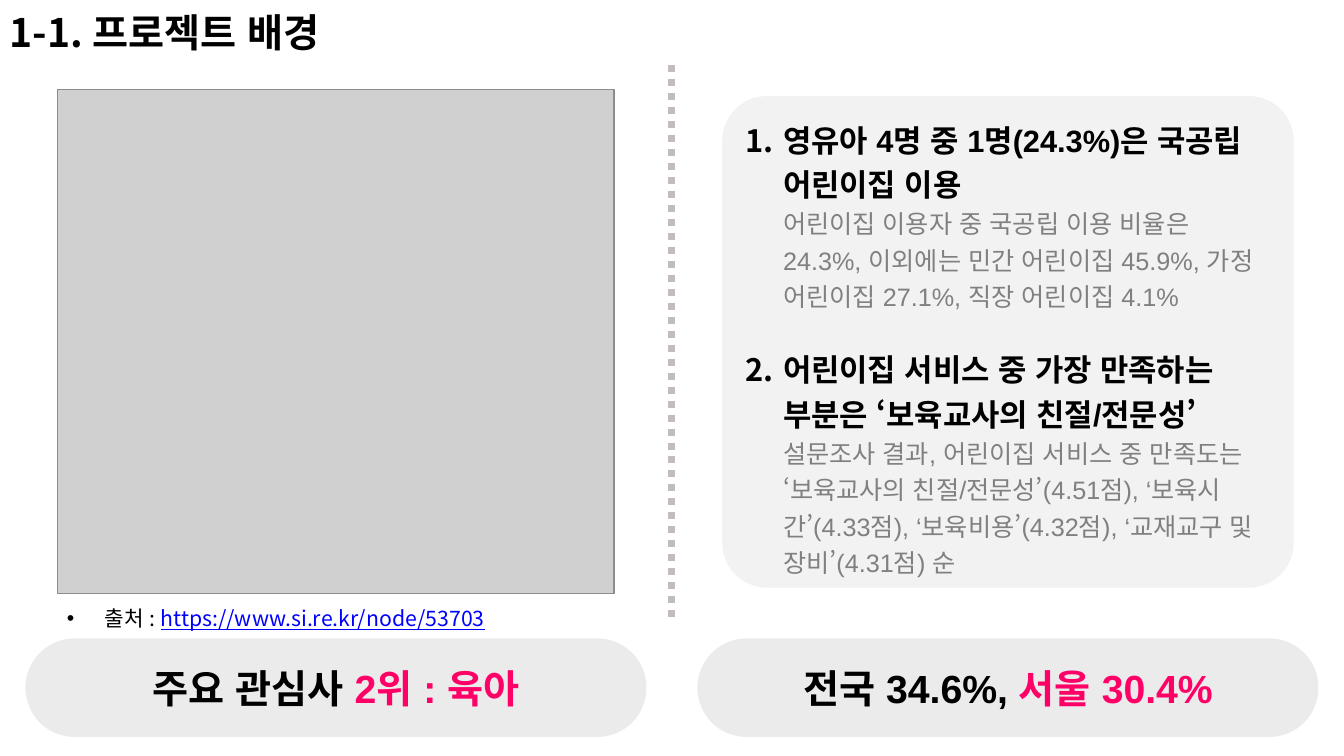
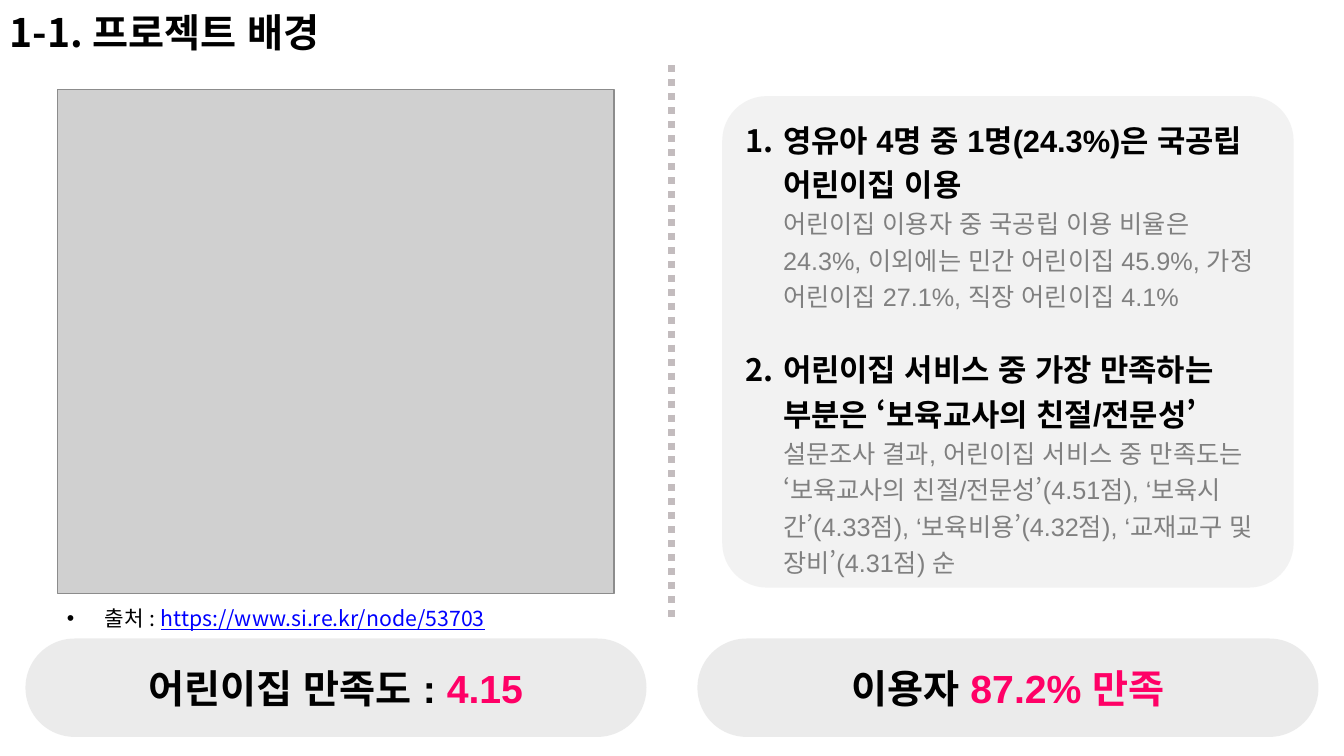
Before and after one commit to Blockhead4/R-Project, a slide deck: slide 6 of 통계 빅데이터 공모전_2019/ppt/주제발표(1조)_JWP.pptx. Drawn at 1344x756 pixels with LibreOffice and Linux fonts; fonts in the diff are those of the drawing; grey boxes stand for pictures. Boxes give left, top, right and bottom in pixels: in the first picture for what was removed or moved away, otherwise in the second. Text is boxed around its words. In the diff, an @@ line names an element or a change of style, - is before the commit and + after.

```diff
--- a/통계 빅데이터 공모전_2019/ppt/주제발표(1조)_JWP.pptx
+++ b/통계 빅데이터 공모전_2019/ppt/주제발표(1조)_JWP.pptx
@@ text in rounded rectangle at bbox=[149, 670, 523, 707]: text changed @@
-주요 관심사 2위 : 육아
+어린이집 만족도 : 4.15
@@ text in rounded rectangle at bbox=[852, 670, 1164, 707]: text changed; text colour #000000 to #FF0066 @@
-전국 34.6%, 서울 30.4%
+이용자 87.2% 만족
```
Also in this commit, not shown: 2 other slides changed, 5 other files.
